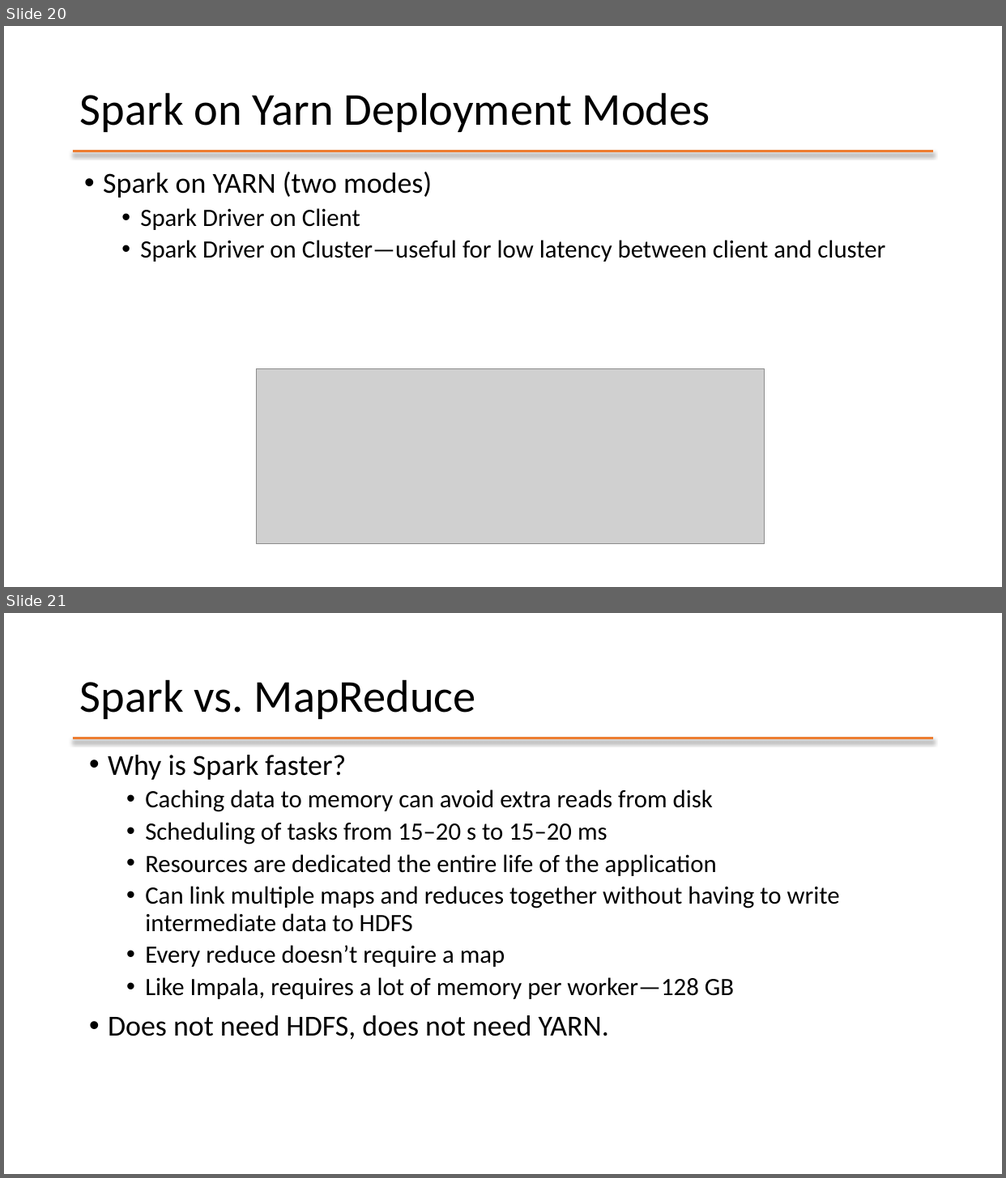
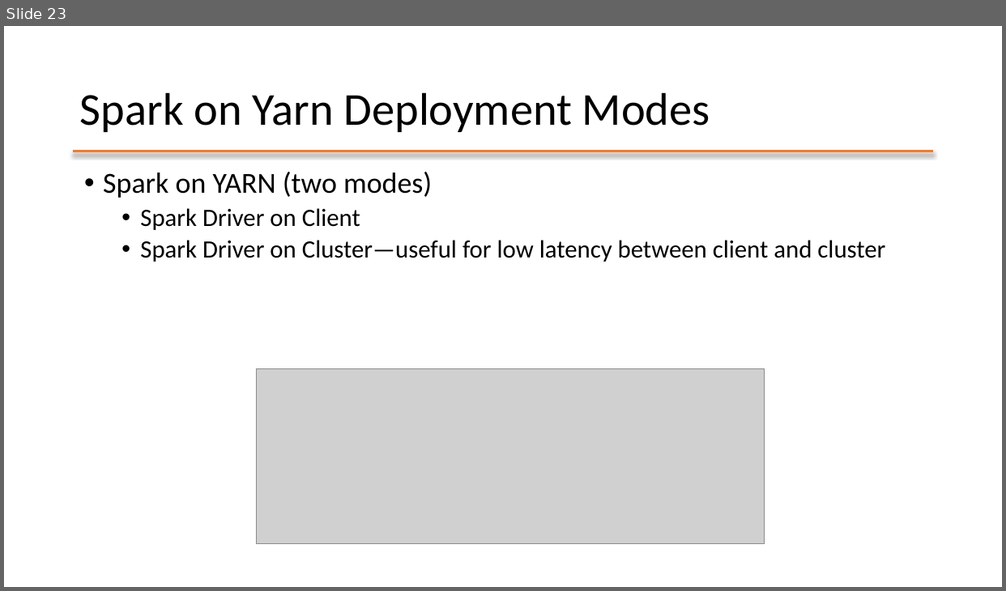
Before and after one commit to mafudge/ist769-old, a slide deck: content/D-Spark/D-Spark-Object-Storage.pptx. Shown one above the other, each under a label of ours: slides 20 and 21 before the commit, slide 23 after it. The pictures are 1006x1178 and 1006x591 pixels, drawn with LibreOffice and Linux fonts; fonts in the diff are those of the drawing; grey boxes stand for pictures. Boxes give left, top, right and bottom in pixels: in the first picture for what was removed or moved away, otherwise in the second. Text is boxed around its words. In the diff, an @@ line names an element or a change of style, - is before the commit and + after.

```diff
--- a/content/D-Spark/D-Spark-Object-Storage.pptx
+++ b/content/D-Spark/D-Spark-Object-Storage.pptx
@@ slide 21 removed at [4,613,1002,1174], background #FFFFFF; not listed: 1 template element that a slide beside it also shows @@
@@ title removed at [80,679,476,719] @@
-Spark vs. MapReduce
@@ text removed at [108,755,840,1040] @@
-• Why is Spark faster?
-  • Caching data to memory can avoid extra reads from disk
-  • Scheduling of tasks from 15–20 s to 15–20 ms
-  • Resources are dedicated the entire life of the application
-  • Can link multiple maps and reduces together without having to write intermediate data to HDFS
-  • Every reduce doesn’t require a map
-  • Like Impala, requires a lot of memory per worker—128 GB
-• Does not need HDFS, does not need YARN.
@@ what was slide 20 is now slide 23 @@
```
Also in this commit, not shown: 8 slides changed, 26 slides added, 7 other slides removed, 35 other files.
